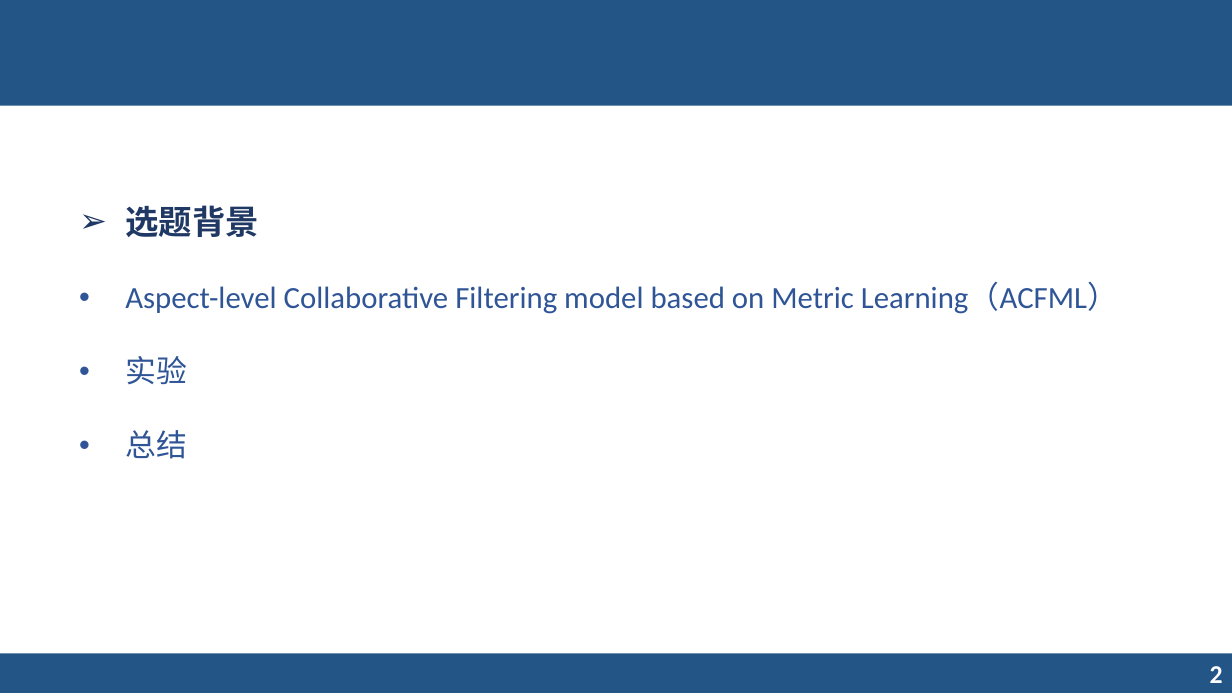
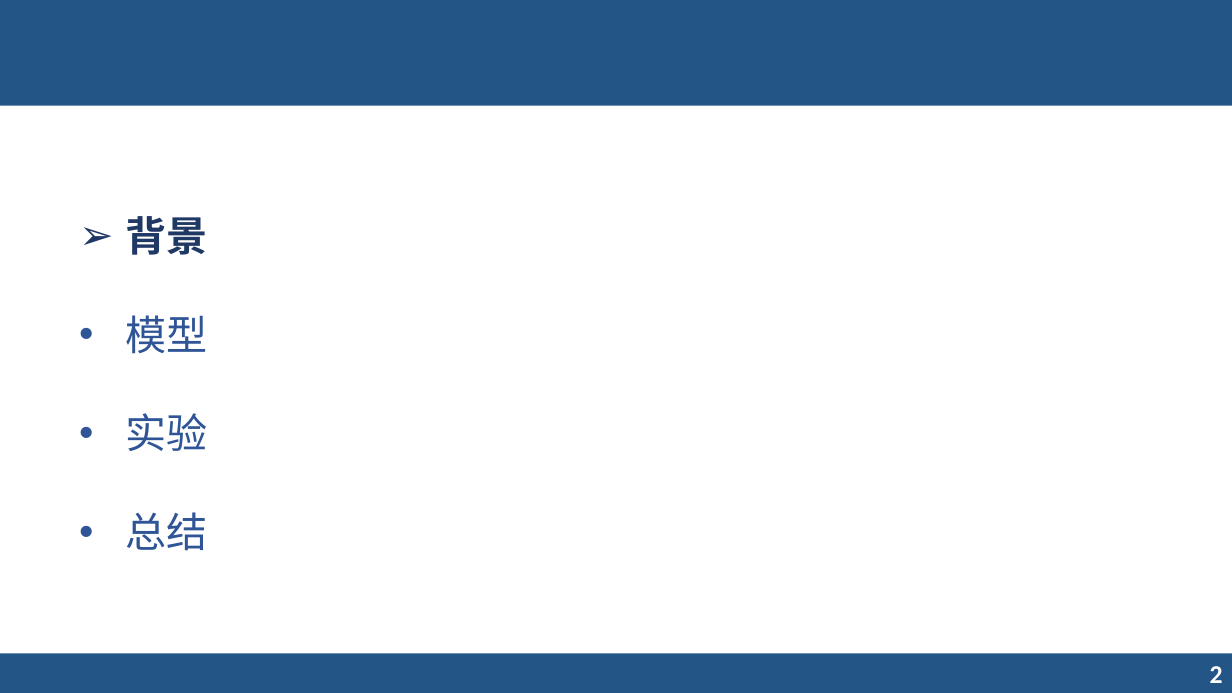
Before and after one commit to Vanrhyga/Data-Mining, a slide deck: slide 2 of ACFML/毕设/毕设答辩.pptx. Drawn at 1232x693 pixels with LibreOffice and Linux fonts; fonts in the diff are those of the drawing. Boxes give left, top, right and bottom in pixels: in the first picture for what was removed or moved away, otherwise in the second. Text is boxed around its words. In the diff, an @@ line names an element or a change of style, - is before the commit and + after.

```diff
--- a/ACFML/毕设/毕设答辩.pptx
+++ b/ACFML/毕设/毕设答辩.pptx
@@ text at <box>125,216,207,354</box>: text changed; size 24 to 32 pt; text colour #2F5597 to #203864; bold on @@
-➢ 选题背景
-• Aspect-level Collaborative Filtering model based on Metric Learning（ACFML）
+➢ 背景
+• 模型
@@ text at <box>125,413,207,551</box>: size 24 to 32 pt in "实验", "总结" @@
```
Also in this commit, not shown: 6 other slides changed, 4 other files.
